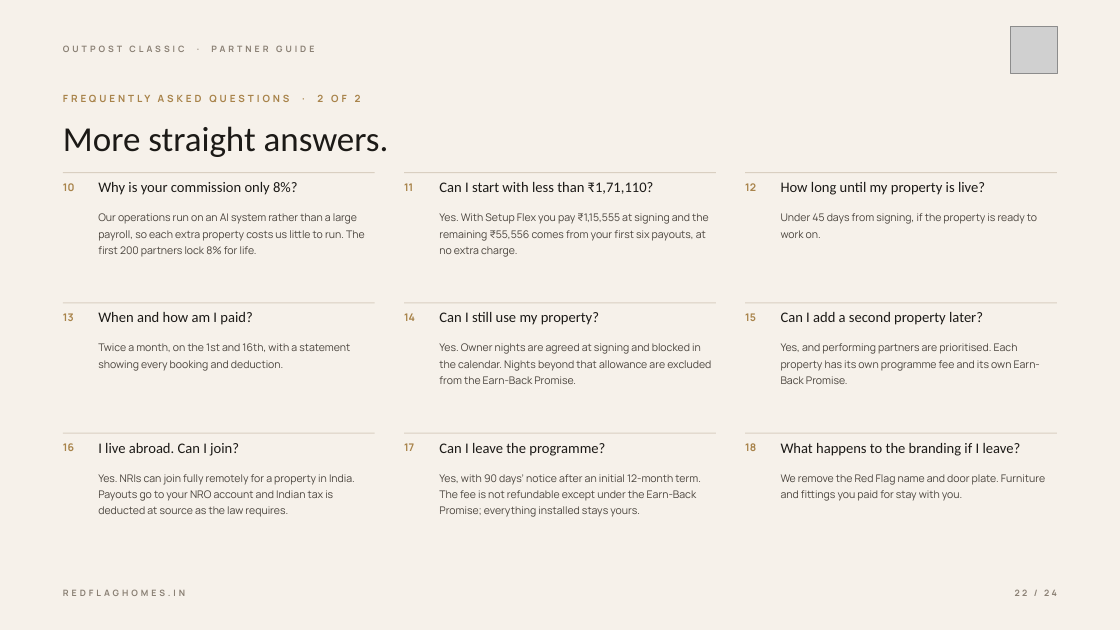
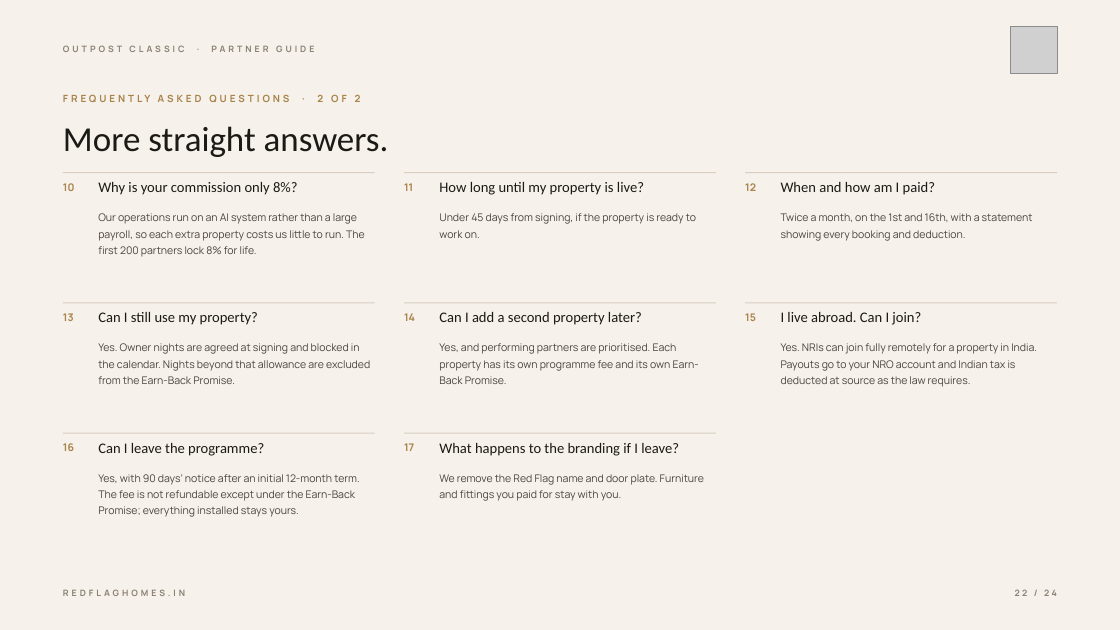
Before and after one commit to priyanshu777-hue/Red-Flag-Home-, a slide deck: slide 22 of ppt_tasks/outpost-classic-partner-guide/output/Outpost_Classic_Partner_Guide.pptx. Drawn at 1120x630 pixels with LibreOffice and Linux fonts; fonts in the diff are those of the drawing; grey boxes stand for pictures. Boxes give left, top, right and bottom in pixels: in the first picture for what was removed or moved away, otherwise in the second. Text is boxed around its words. In the diff, an @@ line names an element or a change of style, - is before the commit and + after.

```diff
--- a/ppt_tasks/outpost-classic-partner-guide/output/Outpost_Classic_Partner_Guide.pptx
+++ b/ppt_tasks/outpost-classic-partner-guide/output/Outpost_Classic_Partner_Guide.pptx
@@ text at [439,182,644,195]: text changed @@
-Can I start with less than ₹1,71,110?
+How long until my property is live?
@@ text at [781,182,935,195]: text changed @@
-How long until my property is live?
+When and how am I paid?
@@ text at [439,213,696,238]: text changed @@
-Yes. With Setup Flex you pay ₹1,15,555 at signing and the remaining ₹55,556 comes from your first six payouts, at no extra charge.
+Under 45 days from signing, if the property is ready to work on.
@@ text at [781,213,1033,241]: text changed @@
-Under 45 days from signing, if the property is ready to work on.
+Twice a month, on the 1st and 16th, with a statement showing every booking and deduction.
@@ text at [98,312,258,325]: text changed @@
-When and how am I paid?
+Can I still use my property?
@@ text at [439,312,642,325]: text changed @@
-Can I still use my property?
+Can I add a second property later?
@@ text at [781,312,921,325]: text changed @@
-Can I add a second property later?
+I live abroad. Can I join?
@@ text at [98,343,370,384]: text changed @@
-Twice a month, on the 1st and 16th, with a statement showing every booking and deduction.
+Yes. Owner nights are agreed at signing and blocked in the calendar. Nights beyond that allowance are excluded from the Earn-Back Promise.
@@ text at [439,343,699,384]: text changed @@
-Yes. Owner nights are agreed at signing and blocked in the calendar. Nights beyond that allowance are excluded from the Earn-Back Promise.
+Yes, and performing partners are prioritised. Each property has its own programme fee and its own Earn-Back Promise.
@@ text at [781,343,1037,387]: text changed @@
-Yes, and performing partners are prioritised. Each property has its own programme fee and its own Earn-Back Promise.
+Yes. NRIs can join fully remotely for a property in India. Payouts go to your NRO account and Indian tax is deducted at source as the law requires.
@@ text at [98,443,264,456]: text changed @@
-I live abroad. Can I join?
+Can I leave the programme?
@@ text at [439,443,679,456]: text changed @@
-Can I leave the programme?
+What happens to the branding if I leave?
@@ rectangle removed at [745,433,1057,434] @@
@@ text removed at [745,443,756,451] @@
-18
@@ text removed at [781,443,1021,456] @@
-What happens to the branding if I leave?
@@ text at [98,474,360,517]: text changed @@
-Yes. NRIs can join fully remotely for a property in India. Payouts go to your NRO account and Indian tax is deducted at source as the law requires.
+Yes, with 90 days’ notice after an initial 12-month term. The fee is not refundable except under the Earn-Back Promise; everything installed stays yours.
@@ text at [439,474,704,501]: text changed @@
-Yes, with 90 days’ notice after an initial 12-month term. The fee is not refundable except under the Earn-Back Promise; everything installed stays yours.
+We remove the Red Flag name and door plate. Furniture and fittings you paid for stay with you.
@@ text removed at [781,474,1045,501] @@
-We remove the Red Flag name and door plate. Furniture and fittings you paid for stay with you.
```
Also in this commit, not shown: 5 other slides changed, 9 other files.
